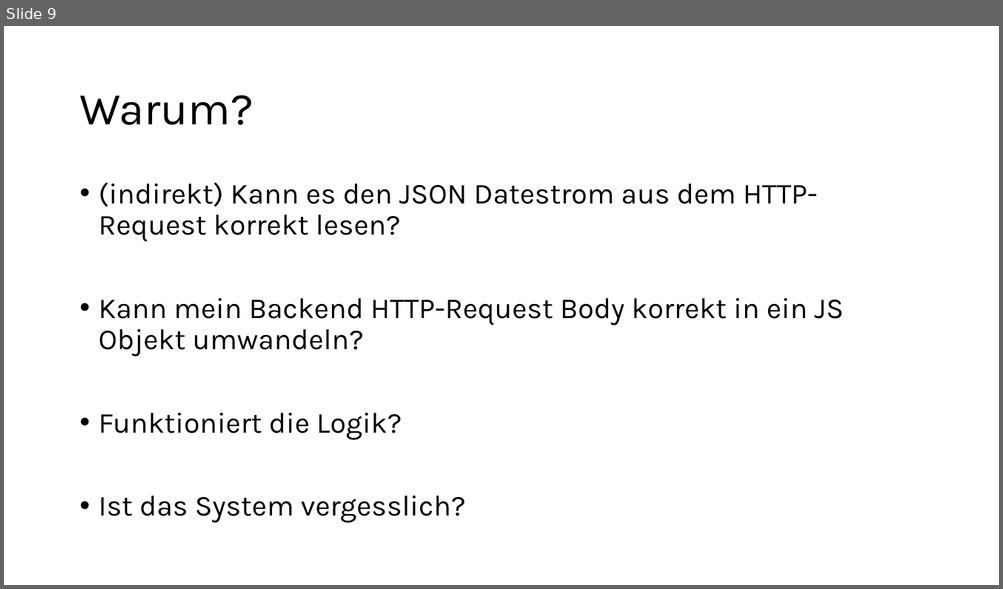
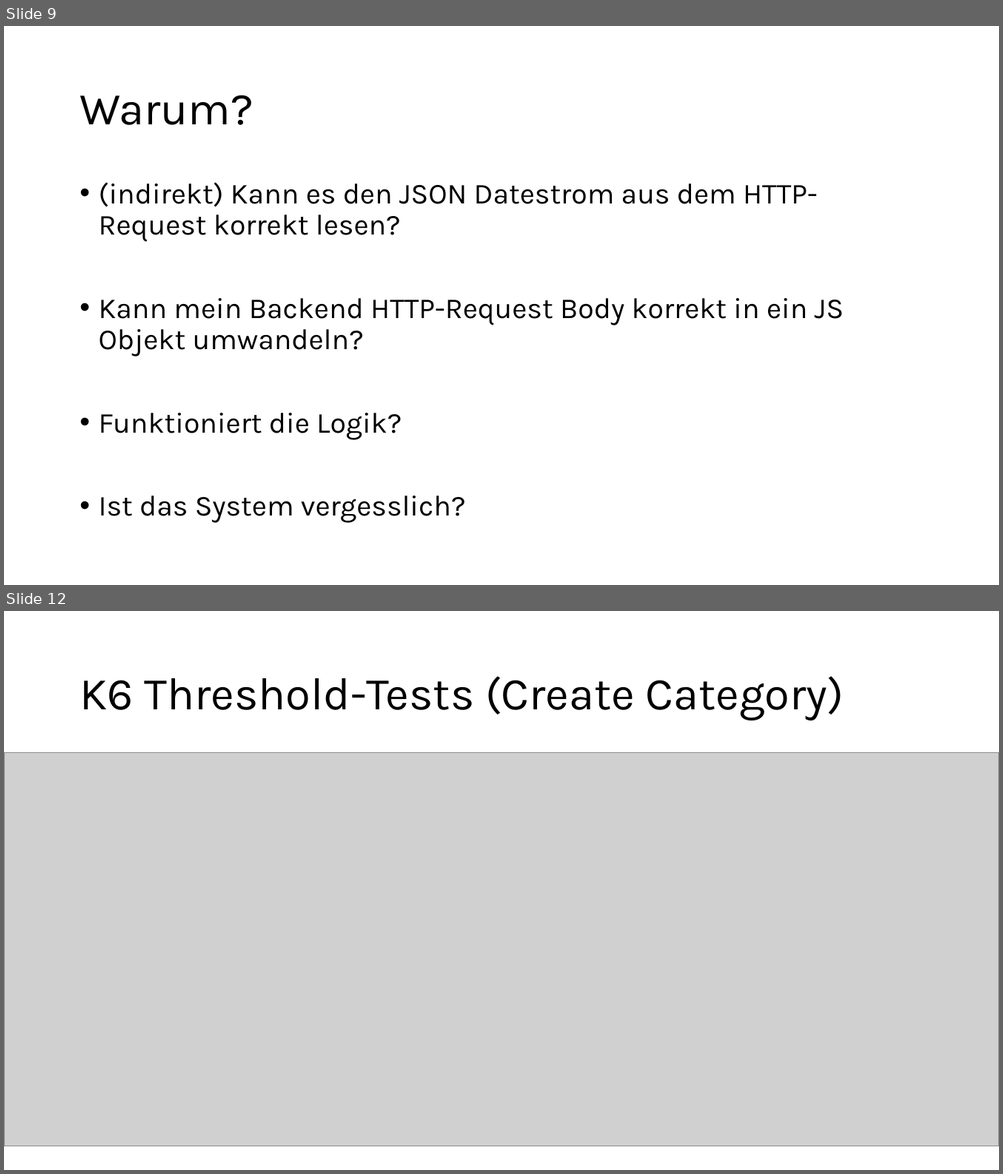
Before and after one commit to jenninismn/Brisk-Budget, a slide deck: ProjektPräsentation.pptx. Shown one above the other, each under a label of ours: slide 9 before the commit, slides 9 and 12 after it; the slides between them are not shown. The pictures are 1003x589 and 1003x1174 pixels, drawn with LibreOffice and Linux fonts; fonts in the diff are those of the drawing; grey boxes stand for pictures. Boxes give left, top, right and bottom in pixels: in the first picture for what was removed or moved away, otherwise in the second. Text is boxed around its words. In the diff, an @@ line names an element or a change of style, - is before the commit and + after.

Commit message:
LATE: Behebung der Fehler in der Pipeline, hinzufügen eines weiteren thresholdtests

```diff
--- a/ProjektPräsentation.pptx
+++ b/ProjektPräsentation.pptx
@@ slide 12 added at (x1=4, y1=611, x2=999, y2=1170), background #FFFFFF @@
@@ title added at (x1=79, y1=676, x2=843, y2=721), 44 pt, text #000000 @@
+K6 Threshold-Tests (Create Category)
@@ picture added at (x1=4, y1=753, x2=999, y2=1147) @@
```
Also in this commit, not shown: 1 slide changed, 2 other slides added, 29 other files.
